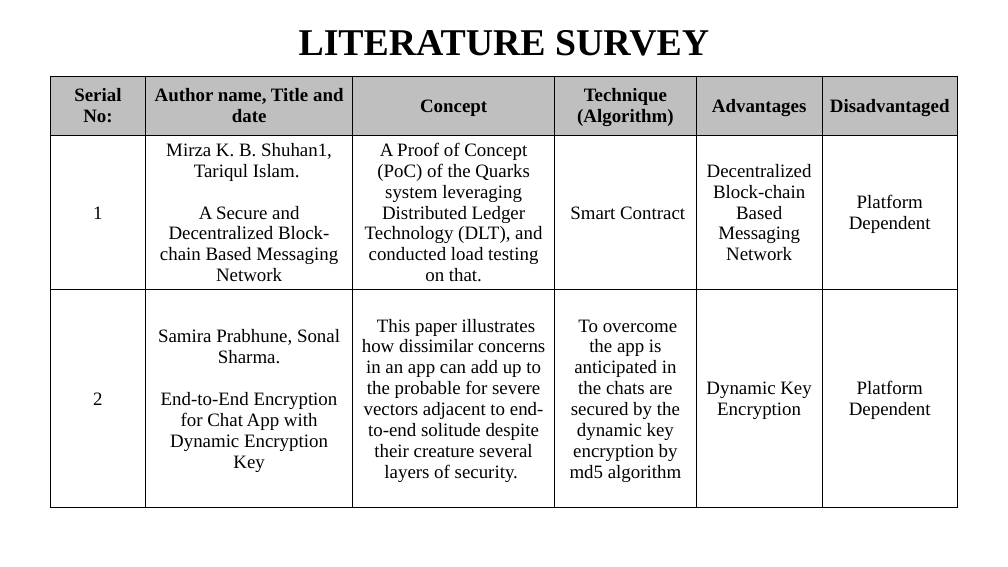
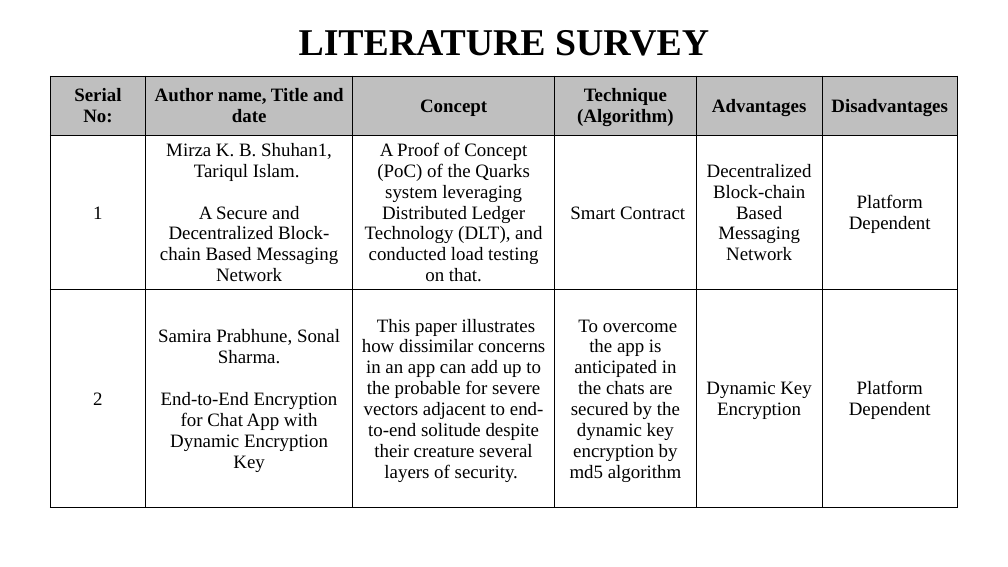
Before and after one commit to i-am-smf/Secure-Chat-using-Blockchain, a slide deck: slide 2 of DOCS/Literature_Survey.pptx (slide 1 before the commit). Drawn at 1008x567 pixels with LibreOffice and Linux fonts; fonts in the diff are those of the drawing. Boxes give left, top, right and bottom in pixels: in the first picture for what was removed or moved away, otherwise in the second. Text is boxed around its words. In the diff, an @@ line names an element or a change of style, - is before the commit and + after.

```diff
--- a/DOCS/Literature_Survey.pptx
+++ b/DOCS/Literature_Survey.pptx
@@ table at box(51, 76, 958, 520) @@
-row 1, column 6: Disadvantaged
+row 1, column 6: Disadvantages
```
Also in this commit, not shown: 4 other slides changed, 1 slide added, 12 other files.
